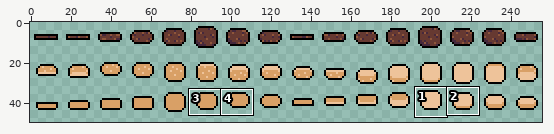
Two versions of one sprite sheet, assets/ingredients.png. The first picture is a wide view before the edit; the outline marks the close-up.
Close-up. Before the commit:
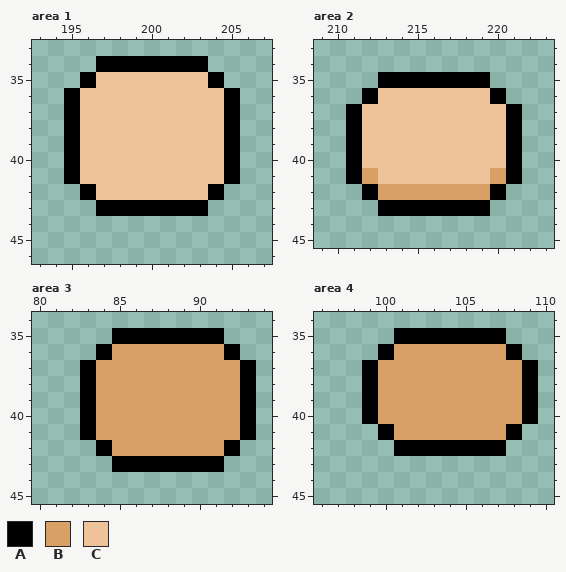
The file is 256x64 pixels. Shown: area 1: x 193..207, y 33..46; area 2: x 209..223, y 33..45; area 3: x 80..94, y 34..45; area 4: x 96..110, y 34..45. The wide view leaves out empty margins. The commit also changed other parts of the picture, which this record leaves out.
Palette (. is transparent): A #000000  B #d9a066  C #eec39a
Pixels before, area 1, first column x 195:
34 ..AAAAAAA..
35 .ACCCCCCCA.
36 ACCCCCCCCCA
37 ACCCCCCCCCA
38 ACCCCCCCCCA
39 ACCCCCCCCCA
40 ACCCCCCCCCA
41 ACCCCCCCCCA
42 .ACCCCCCCA.
43 ..AAAAAAA..
Pixels before, area 2, first column x 211:
35 ..AAAAAAA..
36 .ACCCCCCCA.
37 ACCCCCCCCCA
38 ACCCCCCCCCA
39 ACCCCCCCCCA
40 ACCCCCCCCCA
41 ABCCCCCCCBA
42 .ABBBBBBBA.
43 ..AAAAAAA..
Pixels before, area 3, first column x 83:
35 ..AAAAAAA..
36 .ABBBBBBBA.
37 ABBBBBBBBBA
38 ABBBBBBBBBA
39 ABBBBBBBBBA
40 ABBBBBBBBBA
41 ABBBBBBBBBA
42 .ABBBBBBBA.
43 ..AAAAAAA..
Pixels before, area 4, first column x 99:
35 ..AAAAAAA..
36 .ABBBBBBBA.
37 ABBBBBBBBBA
38 ABBBBBBBBBA
39 ABBBBBBBBBA
40 ABBBBBBBBBA
41 .ABBBBBBBA.
42 ..AAAAAAA..
Now the later version:
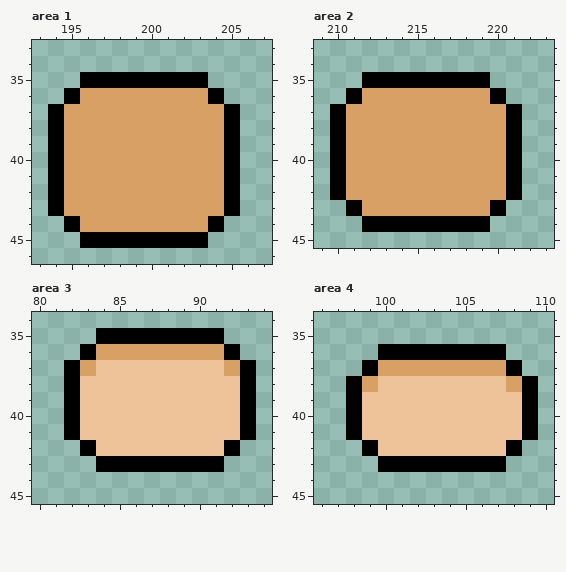
The exact change:
Area 1:
The edit adds colour A in rows 37 to 41 at x 194; in rows 42 to 43 at x 194 and 205; in row 44 at x 195 and 204; in row 45 at x 196 to 203.
Colour C gives way to colour A in row 35 at x 197 to 203; in row 36 at x 204.
The edit adds colour B in row 42 at x 195; in row 43 at x 195 to 196 and 204; in row 44 at x 196 to 203.
Colour A gives way to colour B in rows 37 to 41 at x 195; in row 42 at x 196 and 204; in row 43 at x 197 to 203.
Colour C gives way to colour B in row 36 at x 196 to 203; in rows 37 to 41 at x 196 to 204; in row 42 at x 197 to 203.
Colour A is removed in row 34 at x 197 to 203; in row 35 at x 204; in row 36 at x 205.
Area 2:
The edit adds colour A in row 35 at x 212; in row 36 at x 211; in rows 37 to 41 at x 210; in row 42 at x 210 and 221; in row 43 at x 211 and 220; in row 44 at x 212 to 219.
The edit adds colour B in row 42 at x 211; in row 43 at x 212.
Colour A gives way to colour B in row 36 at x 212; in rows 37 to 41 at x 211; in row 42 at x 212 and 220; in row 43 at x 213 to 219.
Colour C gives way to colour B in row 36 at x 213 to 219; in rows 37 to 40 at x 212 to 220; in row 41 at x 213 to 219.
Area 3:
The edit adds colour A in row 35 at x 84; in row 36 at x 83; in rows 37 to 41 at x 82; in row 42 at x 83; in row 43 at x 84.
Colour A gives way to colour B in row 36 at x 84; in row 37 at x 83.
Colour A gives way to colour C in rows 38 to 41 at x 83; in row 42 at x 84.
Colour B gives way to colour C in row 37 at x 84 to 91; in rows 38 to 41 at x 84 to 92; in row 42 at x 85 to 91.
Area 4:
The edit adds colour A in rows 38 to 40 at x 98; in row 41 at x 98 and 109; in row 42 at x 99 and 108; in row 43 at x 100 to 107.
Colour B gives way to colour A in row 36 at x 101 to 107; in row 37 at x 108.
Colour A gives way to colour B in row 38 at x 99.
The edit adds colour C in row 41 at x 99; in row 42 at x 100.
Colour A gives way to colour C in rows 39 to 40 at x 99; in row 41 at x 100 and 108; in row 42 at x 101 to 107.
Colour B gives way to colour C in row 38 at x 100 to 107; in rows 39 to 40 at x 100 to 108; in row 41 at x 101 to 107.
Colour A is removed in row 35 at x 101 to 107; in row 36 at x 108; in row 37 at x 109.
Pixel boxes of the changes (left, top, right, bottom) in both close-ups:
changed: (48, 56, 240, 248)
changed: (330, 72, 522, 232)
changed: (64, 328, 240, 472)
changed: (346, 328, 538, 472)
